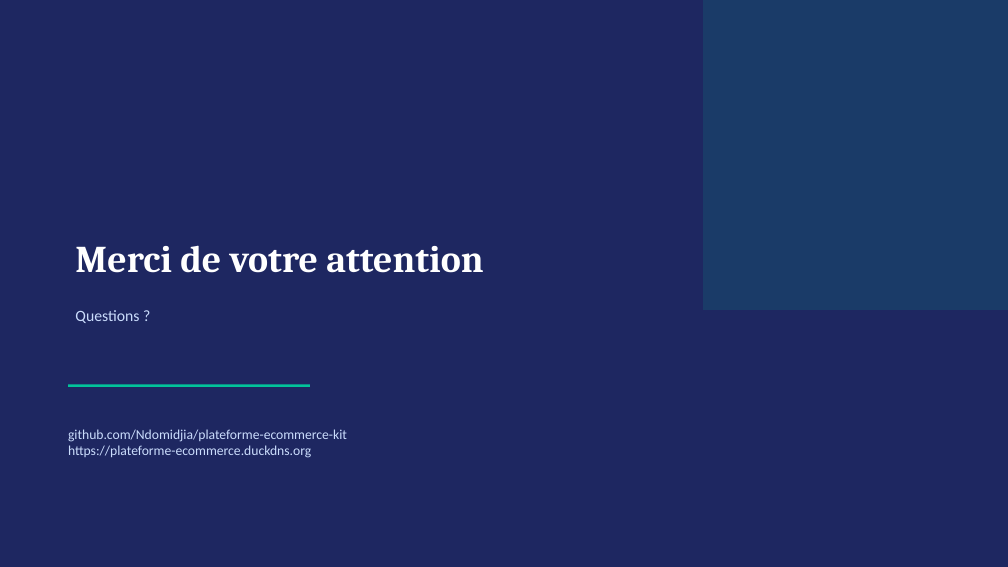
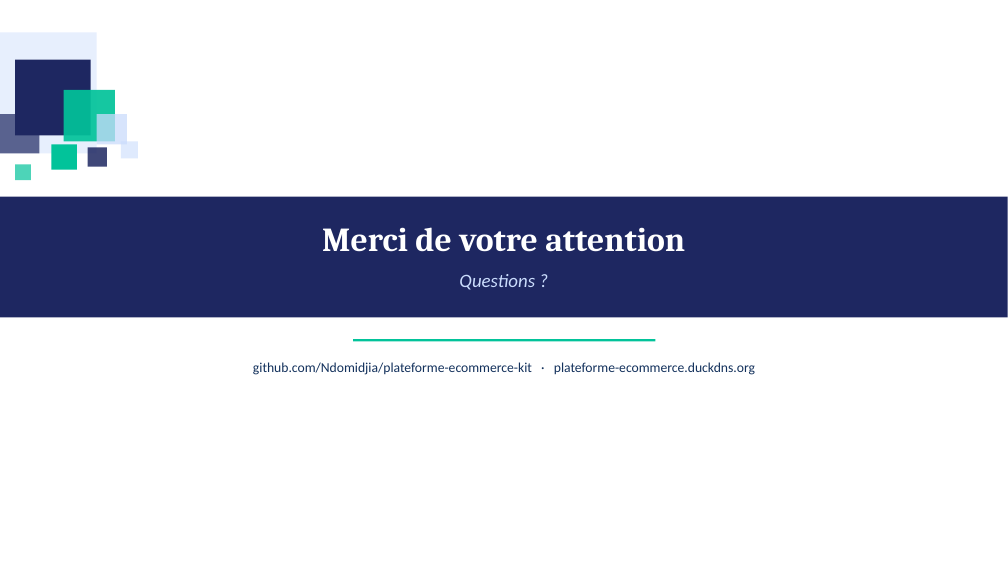
Before and after one commit to Ndomidjia/plateforme-ecommerce-kit, a slide deck: slide 16 of docs/Soutenance_M2_Plateforme_Ecommerce.pptx. Drawn at 1008x567 pixels with LibreOffice and Linux fonts; fonts in the diff are those of the drawing. Boxes give left, top, right and bottom in pixels: in the first picture for what was removed or moved away, otherwise in the second. Text is boxed around its words. In the diff, an @@ line names an element or a change of style, - is before the commit and + after.

```diff
--- a/docs/Soutenance_M2_Plateforme_Ecommerce.pptx
+++ b/docs/Soutenance_M2_Plateforme_Ecommerce.pptx
@@ background #1E2761 to #FFFFFF @@
@@ rectangle removed at (703,0,1008,310) @@
@@ rectangle added at (0,33,97,154), fill #CADCFC at 45% opacity @@
@@ rectangle added at (15,60,91,135), fill #1E2761 @@
@@ rectangle added at (0,114,39,154), fill #1E2761 at 70% opacity @@
@@ rectangle added at (64,90,115,141), fill #02C39A at 92% opacity @@
@@ rectangle added at (97,114,127,144), fill #CADCFC at 75% opacity @@
@@ rectangle added at (51,144,77,170), fill #02C39A @@
@@ rectangle added at (88,147,107,167), fill #1E2761 at 85% opacity @@
@@ rectangle added at (121,141,138,158), fill #CADCFC at 60% opacity @@
@@ rectangle added at (15,164,31,180), fill #02C39A at 70% opacity @@
@@ rectangle added at (0,197,1008,318), fill #1E2761 @@
@@ title "Merci de votre attention" at (322,227,685,252): size 36 to 32 pt; alignment left to centre @@
@@ text "Questions ?": place and size @@
-text "Questions ?" at (75,310,139,323)
+text "Questions ?" at (459,274,535,290)
@@ text "Questions ?" at (459,274,535,290): size 15 to 18 pt, italic on; alignment left to centre @@
@@ line moved from (68, 386) - (310, 386) to (353, 340) - (656, 340) @@
@@ line (353, 340) - (656, 340): stroke #02C39A 2.5 pt to #02C39A 2 pt @@
@@ text at (253,362,755,375): text changed; text colour #CADCFC to #13315C @@
-github.com/Ndomidjia/plateforme-ecommerce-kit
-https://plateforme-ecommerce.duckdns.org
+github.com/Ndomidjia/plateforme-ecommerce-kit · plateforme-ecommerce.duckdns.org
```
Also in this commit, not shown: 5 other slides changed.
